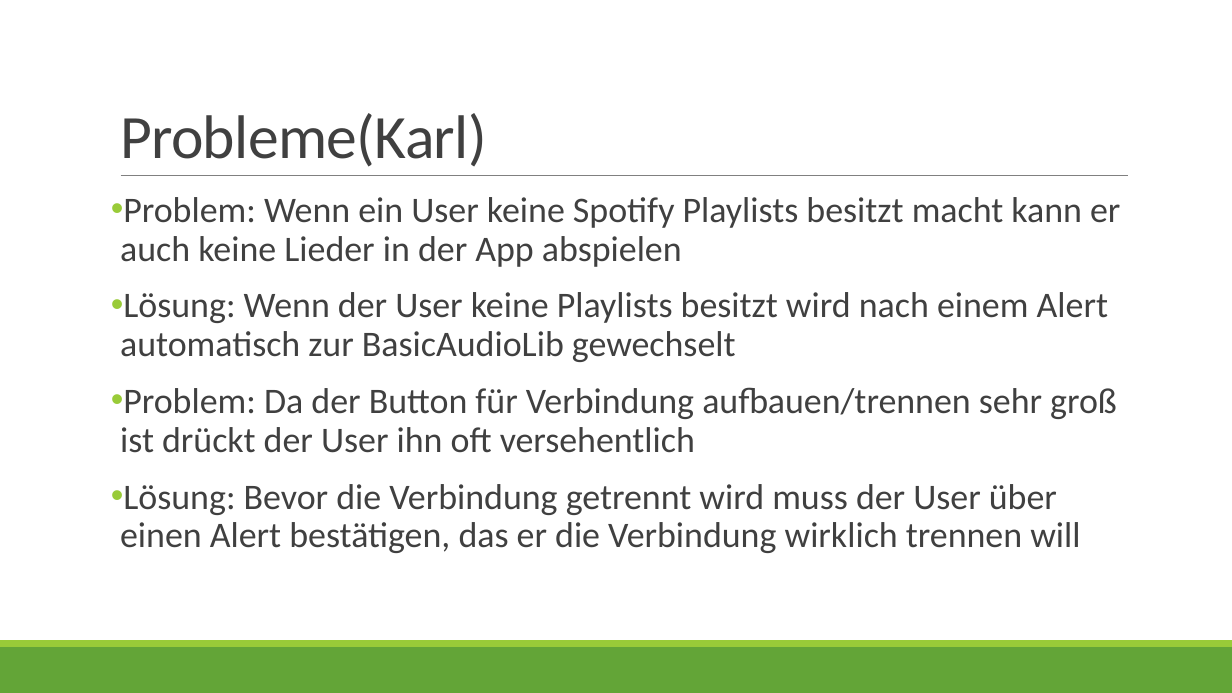
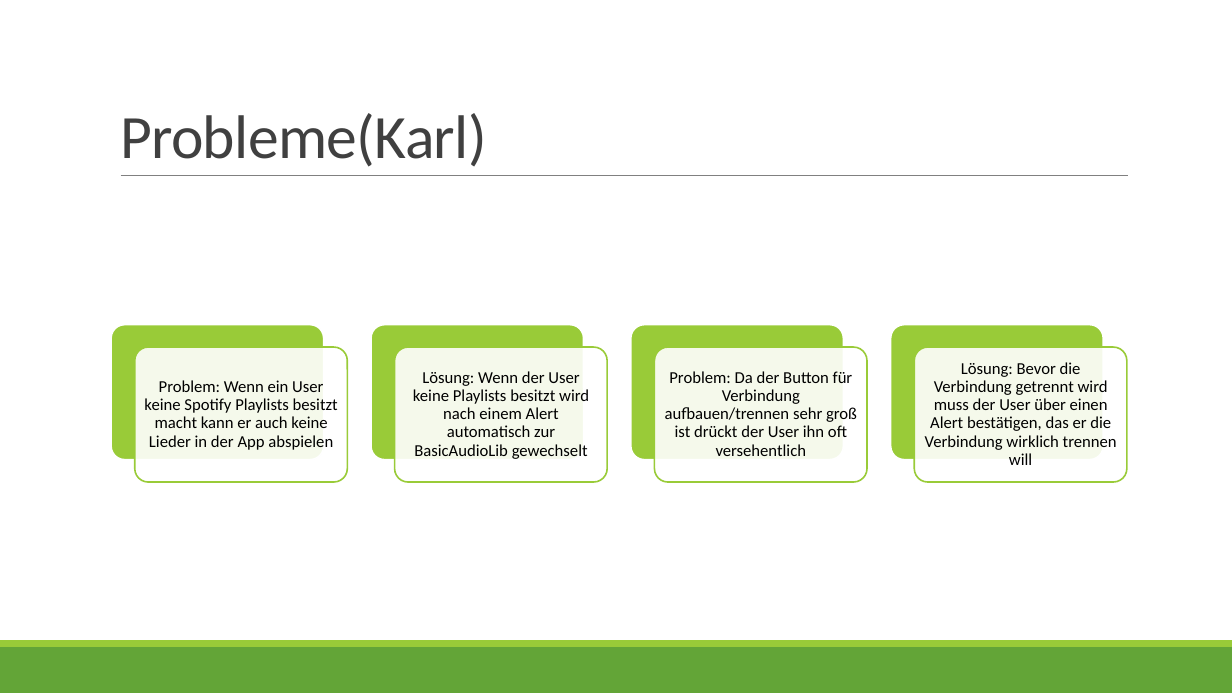
Before and after one commit to YHB-eSense/eSense, a slide deck: slide 11 of Dokumente/04 - Validierung/Validierung.pptx (slide 10 before the commit). Drawn at 1232x693 pixels with LibreOffice and Linux fonts; fonts in the diff are those of the drawing. Boxes give left, top, right and bottom in pixels: in the first picture for what was removed or moved away, otherwise in the second. Text is boxed around its words. In the diff, an @@ line names an element or a change of style, - is before the commit and + after.

```diff
--- a/Dokumente/04 - Validierung/Validierung.pptx
+++ b/Dokumente/04 - Validierung/Validierung.pptx
@@ text removed at (120,197,1120,553) @@
-• Problem: Wenn ein User keine Spotify Playlists besitzt macht kann er auch keine Lieder in der App abspielen
-• Lösung: Wenn der User keine Playlists besitzt wird nach einem Alert automatisch zur BasicAudioLib gewechselt
-• Problem: Da der Button für Verbindung aufbauen/trennen sehr groß ist drückt der User ihn oft versehentlich
-• Lösung: Bevor die Verbindung getrennt wird muss der User über einen Alert bestätigen, das er die Verbindung wirklich trennen will
@@ group added at (111,324,1128,482): 8 rounded rectangles, 4 texts @@
+Problem: Wenn ein User keine Spotify Playlists besitzt macht kann er auch keine Lieder in der App abspielen
+Lösung: Wenn der User keine Playlists besitzt wird nach einem Alert automatisch zur BasicAudioLib gewechselt
+Problem: Da der Button für Verbindung aufbauen/trennen sehr groß ist drückt der User ihn oft versehentlich
+Lösung: Bevor die Verbindung getrennt wird muss der User über einen Alert bestätigen, das er die Verbindung wirklich trennen will
```
Also in this commit, not shown: 5 other slides changed, 1 slide added.
